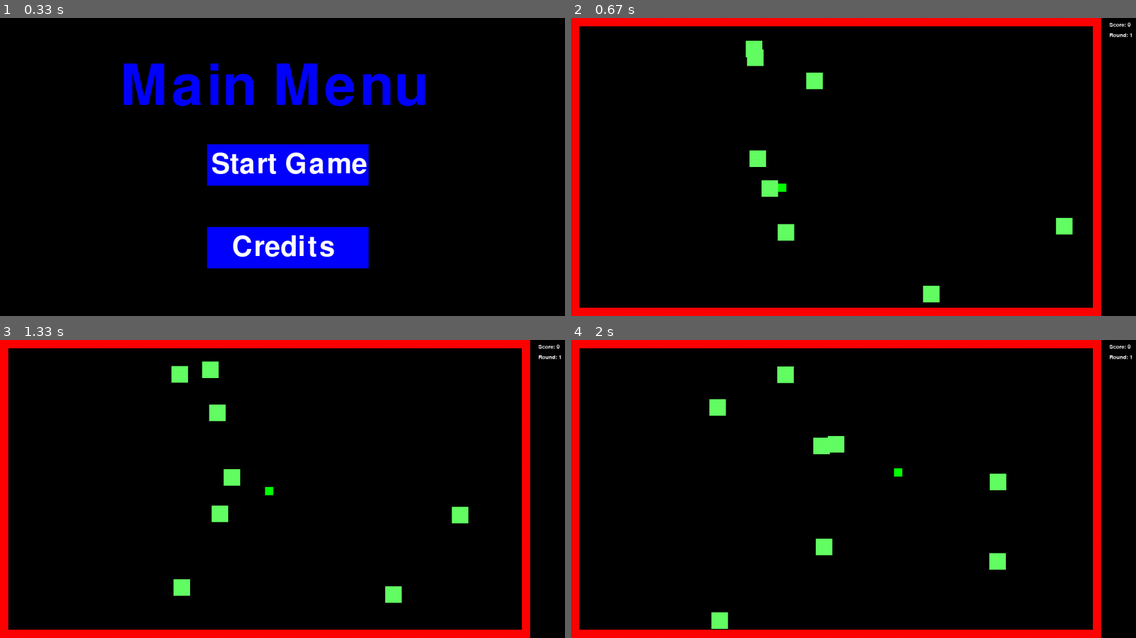
Above: before the commit, frames 1-4 (two rows, left to right).
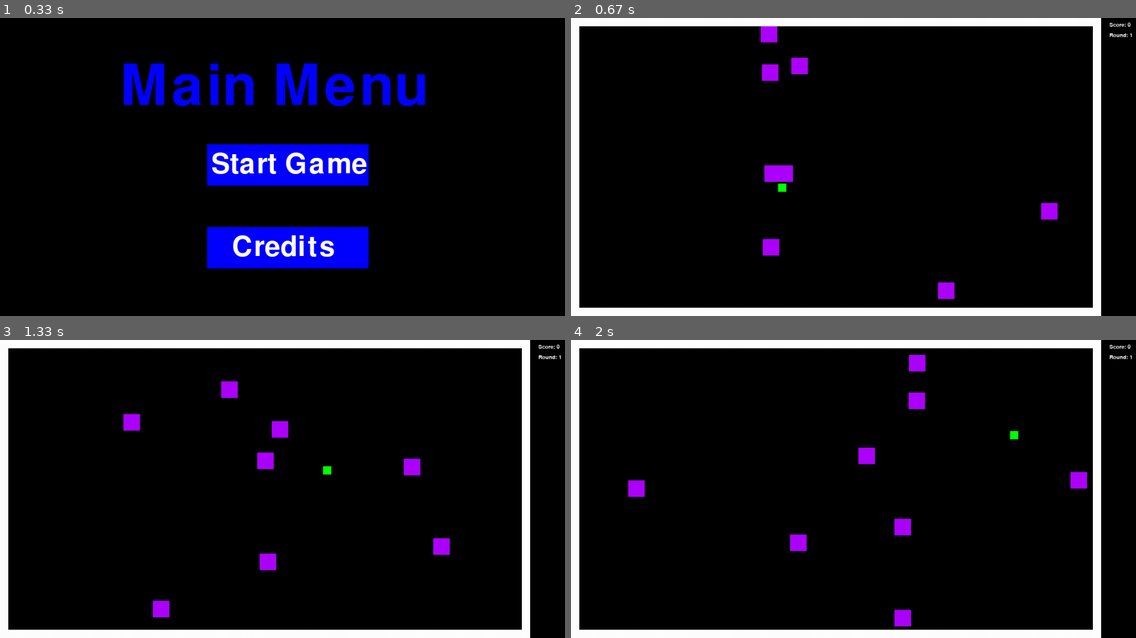
Above: after the commit, the same moments.

Repository: AlickDaSlayer/galvez-classwork
Game: pygame game, started from MiniProject/main.py
The game is run twice, just before and just after one commit, with the same random seed, the same clock (stepped at 60 frames per second) and the same inputs.
Inputs (mouse positions are in pixels of both pictures, inside the frame that each line leads up to):
- Up to frame 1 (0.33 s): no input
- Up to frame 2 (0.67 s): press the mouse at (859, 164) at 0.37 s; move the mouse to (768, 199) at 0.47 s; release the mouse at (678, 238) at 0.6 s
- Up to frame 3 (1.33 s): hold D 0.67-1.13 s; move the mouse to (502, 593) at 0.7 s; hold W from 1.17 s (still down)
- Up to frame 4 (2 s): release W at 1.47 s; hold D 1.5-1.97 s

Frame 1 is identical in both runs. In frame 2, 11% of the frame differs, in the area x 0-94%, y 0-100%; in frame 3, 11%; in frame 4, 11%.

Commit message:
Update main.py

Diff:
--- a/MiniProject/main.py
+++ b/MiniProject/main.py
@@ -10,14 +10,13 @@
 RED = (255, 0, 0)
 BLUE = (0, 0, 255)
 CYAN = (0, 255, 255)
-LIME = (100, 255, 100)
+LIME = (173, 3, 252)
 
 pg.init()
 
 # Set the width and height of the screen [width, height]
 size = (1400, 720)
 screen = pg.display.set_mode(size)
-
 font1 = pg.font.SysFont(None, 200)
 font2 = pg.font.SysFont(None, 100)
 font3 = pg.font.SysFont(None, 20)
@@ -25,6 +24,7 @@
 pg.display.set_caption("Block Charge")
 
 all_sprites_group = pg.sprite.Group()
+
 
 class Player(pg.sprite.Sprite):
     def __init__(self, x, y, colour, w, h):
@@ -57,8 +57,10 @@
         self.rect.x += self.velX
         self.rect.y += self.velY
 
+
 player = Player(500, 400, GREEN, 20, 20)
 all_sprites_group.add(player)
+
 
 class Enemy(pg.sprite.Sprite):
     def __init__(self, x, y, colour, w, h):
@@ -93,7 +95,9 @@
             self.chance_x = random.randint(1, 2)
             self.chance_y = random.randint(1, 2)
 
+
 enemy_group = pg.sprite.Group()
+
 
 class Wall(pg.sprite.Sprite):
     def __init__(self, x, y, colour, w, h):
@@ -109,31 +113,6 @@
 wall_group = pg.sprite.Group()
 
 
-class Sword(pg.sprite.Sprite):
-    def __init__(self, x, y, colour, w, h):
-        super().__init__()
-        self.image = pg.Surface([w,h])
-        self.image.fill(colour)
-        # Set the position of the player
-        self.rect = self.image.get_rect()
-        self.rect.x = x
-        self.rect.y = y
-        self.time = None
-        self.counter = 0
-
-    #def update(self):
-        #if self.counter is not None:
-            #if self.counter == 800:
-
-
-    #def update(self):
-        #if self.time is not None:
-            #if pg.time.get_ticks() - self.time >= 10:
-                #all_sprites_group.remove(self)
-
-
-sword_group = pg.sprite.Group()
-
 def draw_map(map):
     x = 0
     y = 0
@@ -141,11 +120,12 @@
     for row in map:
         for col in row:
             if col == 1:
-                my_wall = Wall(x, y, RED, 20, 20)
+                my_wall = Wall(x, y, WHITE, 20, 20)
                 wall_group.add(my_wall)
             x += 20
         x = 0
         y += 20
+
 
 def levels():
     draw_map(map1)
@@ -163,14 +143,43 @@
         enemy_group.add(my_enemy)
         all_sprites_group.add(my_enemy)
 
+
 # Used to manage how fast the screen updates
 clock = pg.time.Clock()
+
 
 def draw_text(text, font, colour, surface, x, y):
     text_obj = font.render(text, 1, colour)
     text_rect = text_obj.get_rect()
     text_rect.topleft = (x, y)
     textrect_pos = screen.blit(text_obj, text_rect)
+
+
+score = 0
+round = 1
+
+
+def redraw():
+    screen.fill(BLACK)
+    all_sprites_group.draw(screen)
+    wall_group.draw(screen)
+    enemy_group.update()
+    all_sprites_group.update()
+    # --- Drawing code should go here
+    # --- Text on screen
+    draw_text(f"Score: {score}", font3, WHITE, screen, 1300, 10)
+    draw_text(f"Round: {round}", font3, WHITE, screen, 1300, 35)
+    # --- Go ahead and update the screen with what we've drawn.
+    pg.display.flip()
+
+
+def collision_test(sprite, walls):
+    hit_list = []
+    for wall in walls:
+        if sprite.colliderect(wall):
+            hit_list.append(wall)
+    return hit_list
+
 
 def main_menu():
     while True:
@@ -210,6 +219,7 @@
         pg.display.update()
         clock.tick(60)
 
+
 def credits():
     while True:
         screen.fill(BLACK)
@@ -242,25 +252,22 @@
         pg.display.update()
         clock.tick(60)
 
+
 # -------- Main Program Loop ----------- #
 def game():
 
     levels()
 
-    score = 0
-    round = 1
-
     mx, my = pg.mouse.get_pos()
 
     done = False
-    #click = False
+    click = False
     while not done:
         # --- Main event loop
         for event in pg.event.get():
             if event.type == pg.QUIT:
                 pg.quit()
                 sys.exit()
-                done = True
             if event.type == pg.KEYDOWN:
                 if event.key == pg.K_ESCAPE:
                     pg.quit()
@@ -283,65 +290,9 @@
                     player.up_pressed = False
                 if event.key == pg.K_s:
                     player.down_pressed = False
-            if event.type == pg.MOUSEBUTTONDOWN:
-                if event.button == 1 and player.up_pressed == True:
-                    player_sword = Sword(player.rect.x+5, player.rect.y-80, BLUE, 10, 50)
-                    sword_group.add(player_sword)
-                    sword_hit_group = pg.sprite.spritecollide(player_sword, enemy_group, True)
-                    for my_enemy in sword_hit_group:
-                        enemy_group.remove(my_enemy)
-                        all_sprites_group.remove(my_enemy)
-                        score += 100
-                if event.button == 1 and player.down_pressed == True:
-                    player_sword = Sword(player.rect.x+5, player.rect.y+60, BLUE, 10, 40)
-                    sword_group.add(player_sword)
-                    sword_hit_group = pg.sprite.spritecollide(player_sword, enemy_group, True)
-                    for my_enemy in sword_hit_group:
-                        enemy_group.remove(my_enemy)
-                        all_sprites_group.remove(my_enemy)
-                        score += 100
-                if event.button == 1 and player.left_pressed == True:
-                    player_sword = Sword(player.rect.x-60, player.rect.y+5, BLUE, 50, 10)
-                    sword_group.add(player_sword)
-                    sword_hit_group = pg.sprite.spritecollide(player_sword, enemy_group, True)
-                    for my_enemy in sword_hit_group:
-                        enemy_group.remove(my_enemy)
-                        all_sprites_group.remove(my_enemy)
-                        score += 100
-                if event.button == 1 and player.right_pressed == True:
-                    player_sword = Sword(player.rect.x+60, player.rect.y+5, BLUE, 50, 10)
-                    sword_group.add(player_sword)
-                    sword_hit_group = pg.sprite.spritecollide(player_sword, enemy_group, True)
-                    for my_enemy in sword_hit_group:
-                        enemy_group.remove(my_enemy)
-                        all_sprites_group.remove(my_enemy)
-                        score += 100
-                if event.button == 3 and player.up_pressed == True:
-                    player_shield = Sword(player.rect.x-5, player.rect.y-12, CYAN, 30, 10)
-                    sword_group.add(player_shield)
-                if event.button == 3 and player.down_pressed == True:
-                    player_shield = Sword(player.rect.x-5, player.rect.y-32, CYAN, 30, 10)
-                    sword_group.add(player_shield)
-                if event.button == 3 and player.right_pressed == True:
-                    player_shield = Sword(player.rect.x-12, player.rect.y-5, CYAN, 10, 30)
-                    sword_group.add(player_shield)
-                if event.button == 3 and player.left_pressed == True:
-                    player_shield = Sword(player.rect.x-32, player.rect.y-5, CYAN, 10, 30)
-                    sword_group.add(player_shield)
-            if event.type == pg.MOUSEBUTTONUP:
-                sword_group.empty()
-
-
-        # --- Game logic should go here
-        #if click:
-            #player_sword = Sword(100, 100, BLUE, 10, 30)
-            #all_sprites_group.add(player_sword)
-            #for x in range(1, 801):
-                #player_sword.counter += 1
-
-            #player_sword.time = pg.time.get_ticks()
-
-        ## -- COLLISION DETECTION OF PLAYER AND WALL SPRITES -- ##
+
+
+        # --- COLLISION DETECTION OF PLAYER AND WALL SPRITES
         player_collision = pg.sprite.spritecollide(player, wall_group, False)
         for i in player_collision:
             player.rect.x = old_player_x
@@ -359,29 +310,11 @@
                 player.rect.y = 650
                 levels()
 
-        # Here, we clear the screen to white. Don't put other drawing commands
-        # above this, or they will be erased with this command.
-
-        # If you want a background image, replace this clear with blit'ing the
-        # background image.
-        screen.fill(BLACK)
-        all_sprites_group.draw(screen)
-        wall_group.draw(screen)
-        sword_group.draw(screen)
-        sword_group.update()
-        enemy_group.update()
-        all_sprites_group.update()
-        # --- Drawing code should go here
-        # - Text on screen
-        draw_text(f"Score: {score}", font3, WHITE, screen, 1300, 10)
-        draw_text(f"Round: {round}", font3, WHITE, screen, 1300, 35)
-
-        # --- Go ahead and update the screen with what we've drawn.
-        pg.display.flip()
-
-        # --- Limit to 60 frames per second
-        clock.tick(60)
-
-main_menu()
+        redraw()
+        # --- Limit to 120 frames per second
+        clock.tick(120)
+
+if __name__ == "__main__":
+    main_menu()
 
 pg.quit()
